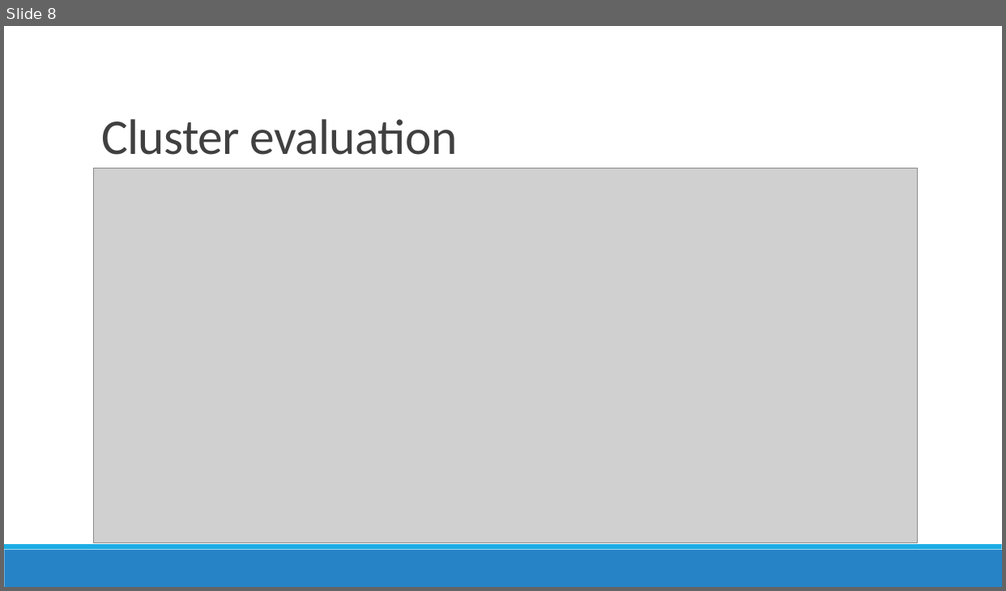
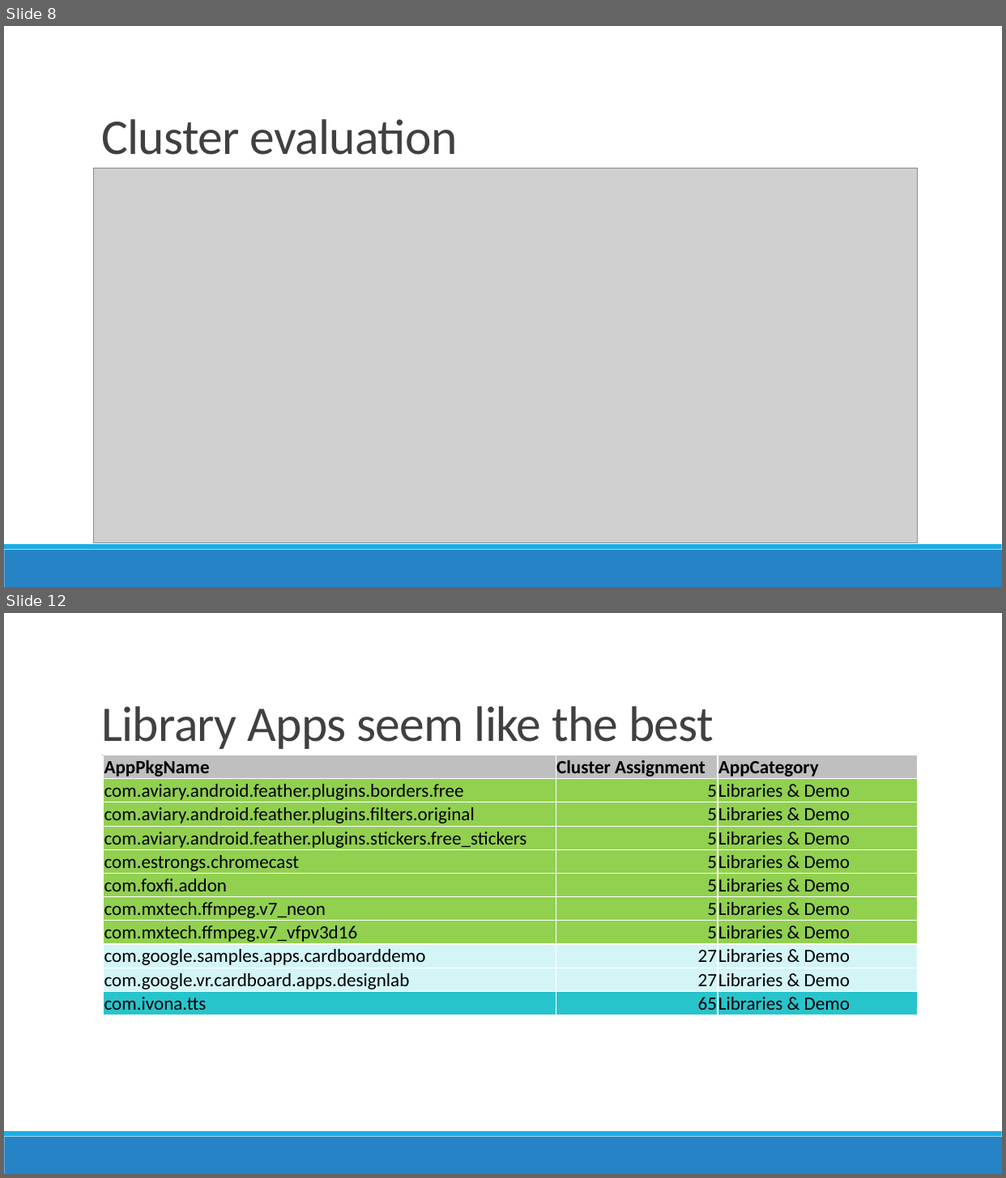
Before and after one commit to prajitdas/AndroidAnalytics, a slide deck: documentation/presentations/Google Play Store - Prajit.pptx. Shown one above the other, each under a label of ours: slide 8 before the commit, slides 8 and 12 after it; the slides between them are not shown. The pictures are 1006x591 and 1006x1178 pixels, drawn with LibreOffice and Linux fonts; fonts in the diff are those of the drawing; grey boxes stand for pictures. Boxes give left, top, right and bottom in pixels: in the first picture for what was removed or moved away, otherwise in the second. Text is boxed around its words. In the diff, an @@ line names an element or a change of style, - is before the commit and + after.

```diff
--- a/documentation/presentations/Google Play Store - Prajit.pptx
+++ b/documentation/presentations/Google Play Store - Prajit.pptx
@@ slide 12 added at [4, 613, 1002, 1174], background #FFFFFF; not listed: 3 template elements that a slide beside it also shows @@
@@ title added at [101, 706, 714, 749], 48 pt, text #404040 @@
+Library Apps seem like the best
@@ table added at [104, 756, 918, 1013], 11 rows, 3 columns @@
+AppPkgName | Cluster Assignment | AppCategory
+com.aviary.android.feather.plugins.borders.free | 5 | Libraries & Demo
+com.aviary.android.feather.plugins.filters.original | 5 | Libraries & Demo
+com.aviary.android.feather.plugins.stickers.free_stickers | 5 | Libraries & Demo
+com.estrongs.chromecast | 5 | Libraries & Demo
+com.foxfi.addon | 5 | Libraries & Demo
+com.mxtech.ffmpeg.v7_neon | 5 | Libraries & Demo
+com.mxtech.ffmpeg.v7_vfpv3d16 | 5 | Libraries & Demo
+com.google.samples.apps.cardboarddemo | 27 | Libraries & Demo
+com.google.vr.cardboard.apps.designlab | 27 | Libraries & Demo
+com.ivona.tts | 65 | Libraries & Demo
```
Also in this commit, not shown: 1 slide changed, 3 other slides added, 1 other file.
